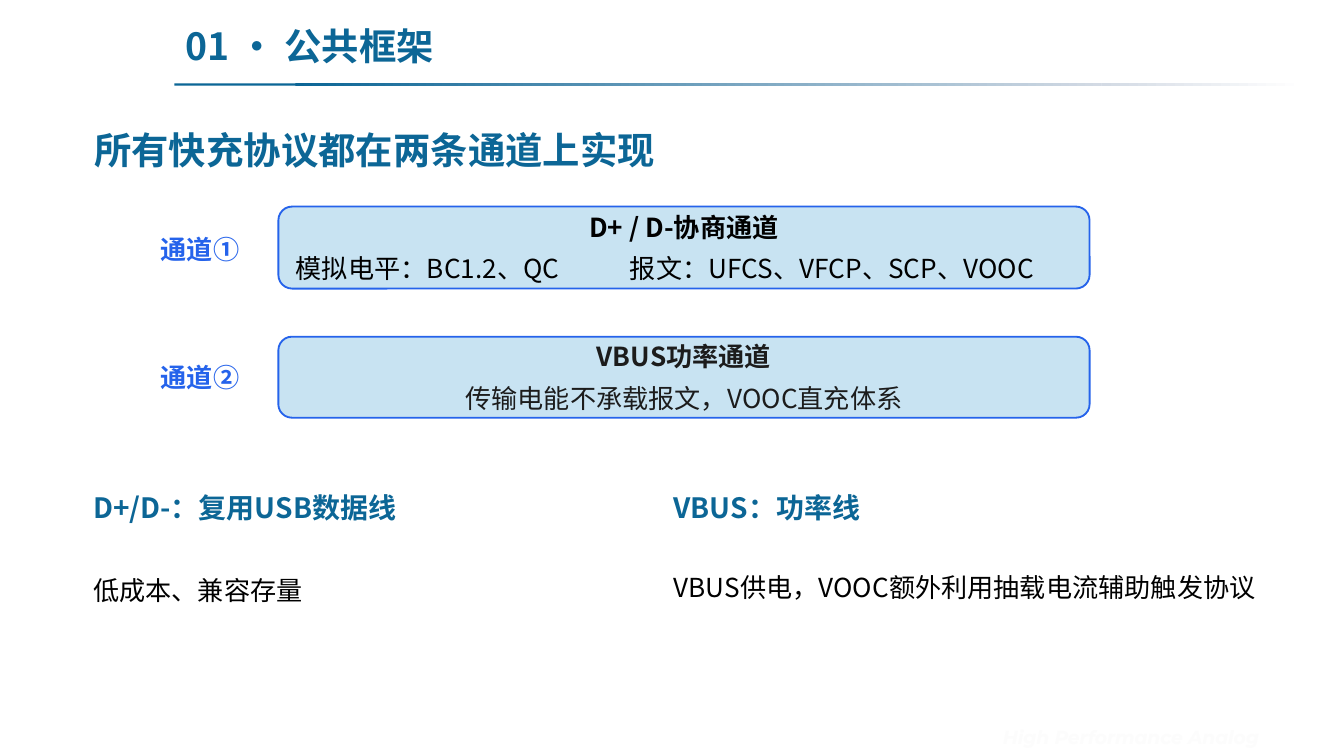
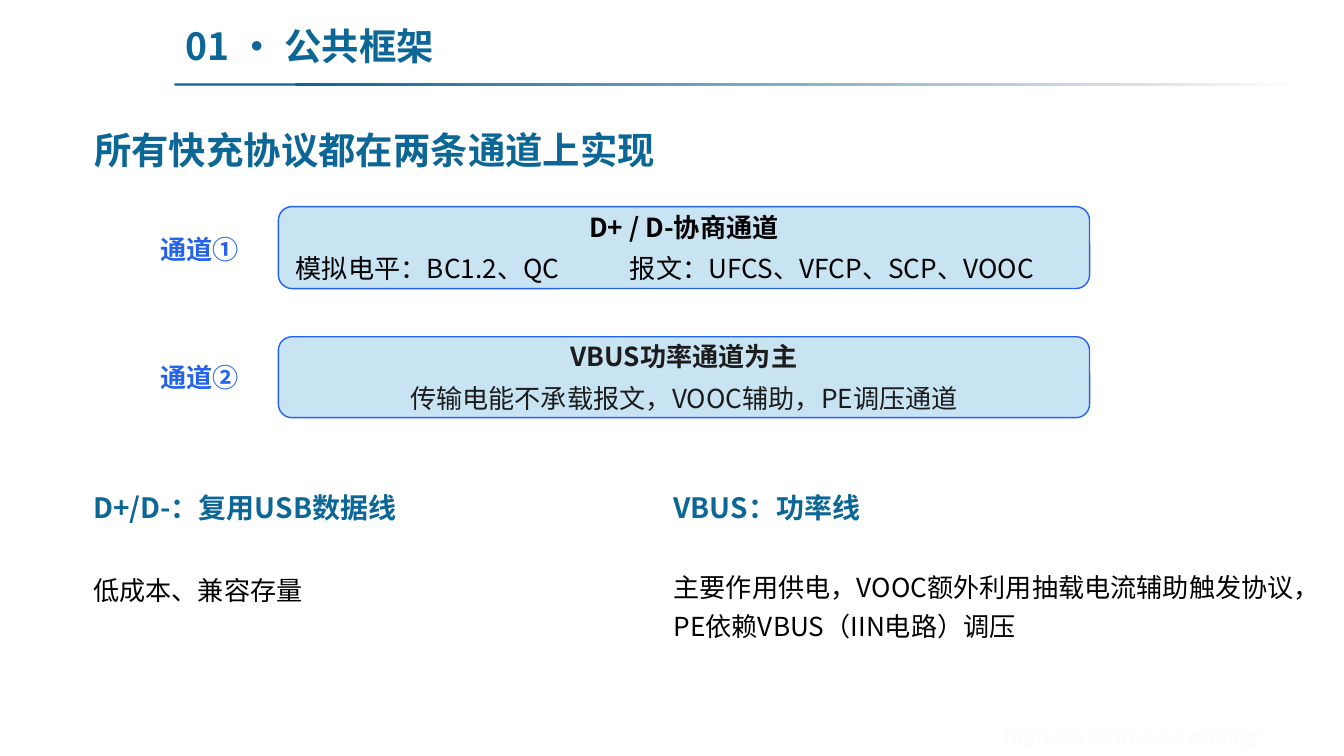
Before and after one commit to Dremote/Books, a slide deck: slide 4 of Notes/5. 基于DPDM的快充协议简介.pptx. Drawn at 1344x756 pixels with LibreOffice and Linux fonts; fonts in the diff are those of the drawing; background and template pictures are left out. Boxes give left, top, right and bottom in pixels: in the first picture for what was removed or moved away, otherwise in the second. Text is boxed around its words. In the diff, an @@ line names an element or a change of style, - is before the commit and + after.

```diff
--- a/Notes/5. 基于DPDM的快充协议简介.pptx
+++ b/Notes/5. 基于DPDM的快充协议简介.pptx
@@ text "Sgmicro" at (x1=199, y1=0, x2=1146, y2=756): line spacing 0.83 to 0.8 @@
@@ rounded rectangle "VBUS功率通道为主" at (x1=278, y1=337, x2=1090, y2=418): outline #2563EB 1 pt to #2563EB 0.75 pt; proportions changed @@
@@ text in rounded rectangle at (x1=410, y1=343, x2=958, y2=411): text changed @@
-VBUS功率通道
-传输电能不承载报文，VOOC直充体系
+VBUS功率通道为主
+传输电能不承载报文，VOOC辅助，PE调压通道
@@ text at (x1=674, y1=575, x2=1320, y2=639): text changed @@
-VBUS供电，VOOC额外利用抽载电流辅助触发协议
+主要作用供电，VOOC额外利用抽载电流辅助触发协议，
+PE依赖VBUS（IIN电路）调压
```
Also in this commit, not shown: 25 other slides changed, 2 slides added, 8 other files.
